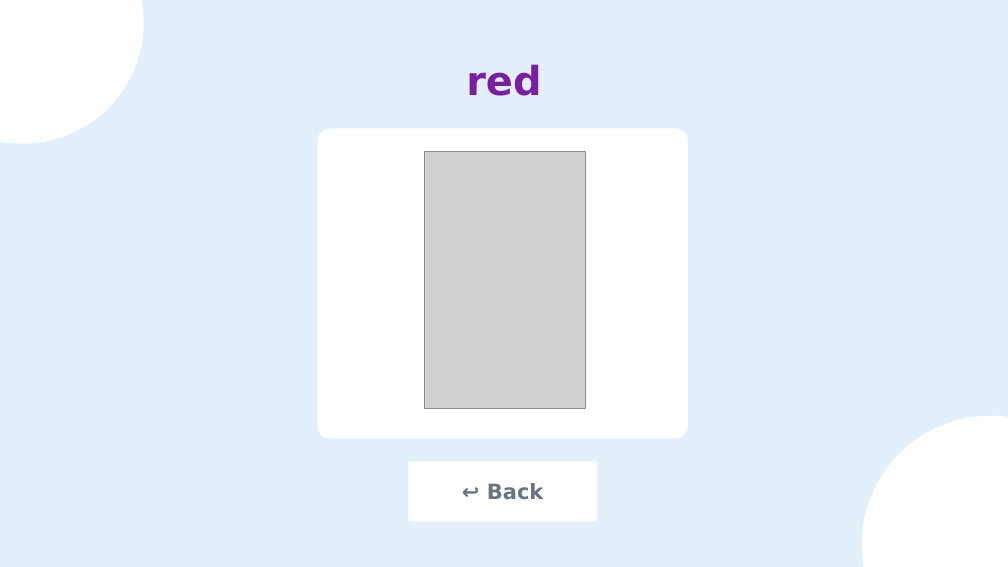
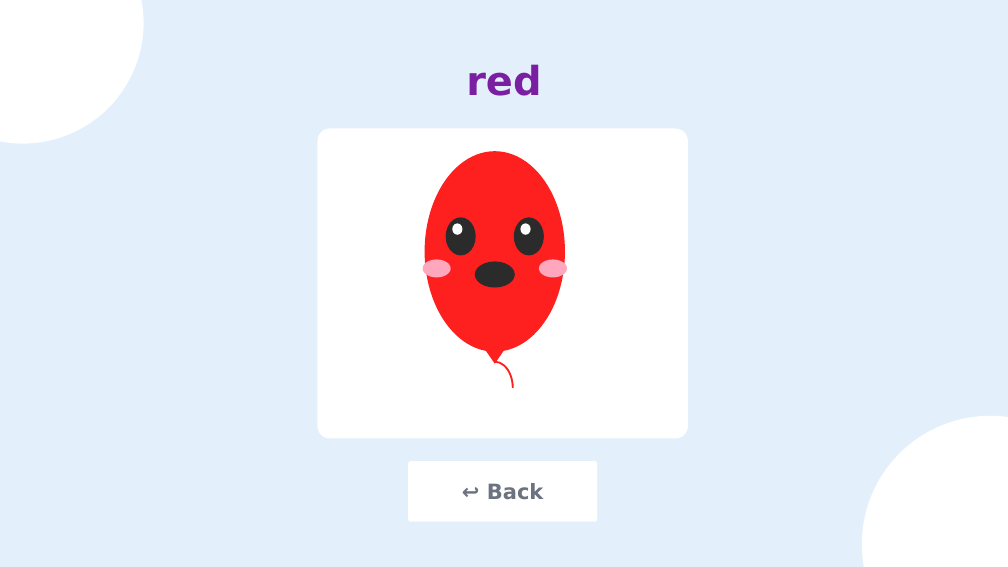
Before and after one commit to wowspeakschool-lang/classroom, a slide deck: slide 6 of builds/sm0/u0/Unit 0 Lesson 6.pptx. Drawn at 1008x567 pixels with LibreOffice and Linux fonts; fonts in the diff are those of the drawing; grey boxes stand for pictures. Boxes give left, top, right and bottom in pixels: in the first picture for what was removed or moved away, otherwise in the second. Text is boxed around its words. In the diff, an @@ line names an element or a change of style, - is before the commit and + after.

```diff
--- a/builds/sm0/u0/Unit 0 Lesson 6.pptx
+++ b/builds/sm0/u0/Unit 0 Lesson 6.pptx
@@ picture removed at (425,151,586,408) @@
@@ ellipse added at (425,151,566,352), fill #FD201F @@
@@ ellipse added at (446,218,476,256), fill #2B2B2B @@
@@ ellipse added at (452,223,463,234), fill #FFFFFF @@
@@ ellipse added at (514,218,544,256), fill #2B2B2B @@
@@ ellipse added at (520,223,531,234), fill #FFFFFF @@
@@ ellipse added at (423,259,451,278), fill #FFA8BD @@
@@ ellipse added at (475,262,515,287), fill #2B2B2B @@
@@ ellipse added at (539,259,567,278), fill #FFA8BD @@
@@ triangle added at (484,348,506,364), fill #FD201F @@
@@ arc (boxed as its full ellipse) added at (477,361,513,414), outline #FD201F 1.75 pt @@
```
Also in this commit, not shown: 16 other slides changed, 1 slide added, 1 slide removed, 2 other files.
